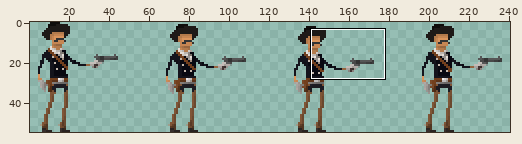
A sprite sheet gets an edit: Iris/Content/idle.png. The picture above shows the old version from afar; the outline marks the close-up.
Close-up. Before:
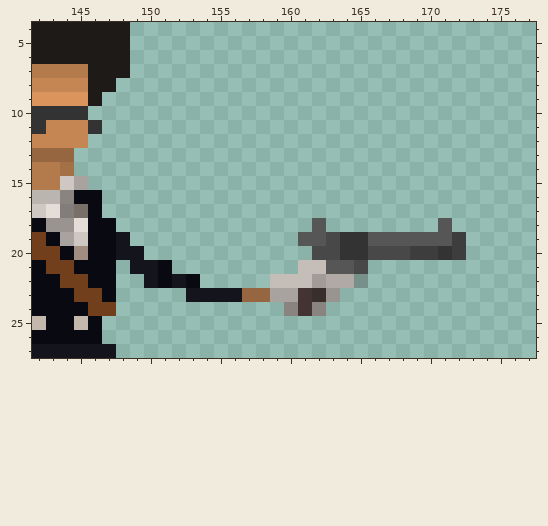
The file is 256x55 pixels. Colours within 5 levels of each other are drawn and written as one. Shown: x 142..177, y 4..27. The wide view leaves out empty margins. The commit also changed other parts of the picture, which this record leaves out.
New version:
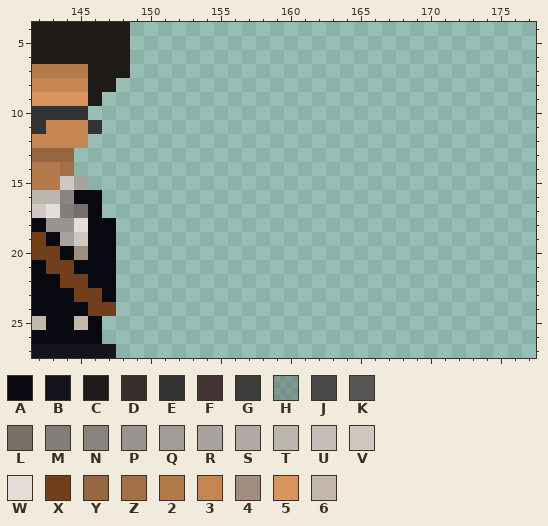
Palette (. is transparent): A #090911  B #14141c  C #1e1a18  D #382f2c  E #333333  F #433332  G #3d3d3d  H #4646464e  J #484848  K #565656  L #776f68  M #827d7a  N #8a8480  P #999490  Q #a29c98  R #a9a39f  S #b0a9a5  T #bbb5b0  U #c4bdb8  V #cfc8c2  W #e5ddd7  X #723f1d  Y #966640  Z #a47046  2 #b37a4b  3 #c68653  4 #a08d7f  5 #db955c  6 #c4b7ac
The edit:
@@ x 142..177 @@
 17 VWMLA...............................
-18 APPWAA..............K........K......
-19 XARVAAB............KKJEEKKKKKKG.....
-20 XXA4AABB............JJEEJJJGGEG.....
-21 AXXAAA.BBA.........UUKKJ............
-22 AAXXAA..BABA.....UUUQSSH............
-23 AAAXXA.....BBBBYYRRFDP..............
-24 AAAAXX............NFN...............
+18 APPWAA..............................
+19 XARVAA..............................
+20 XXA4AA..............................
+21 AXXAAA..............................
+22 AAXXAA..............................
+23 AAAXXA..............................
+24 AAAAXX..............................
 25 6AA6A...............................
Changed places in both close-ups, as pixel boxes (x1, y1, x2, y2):
erased: (116, 218, 466, 316)
